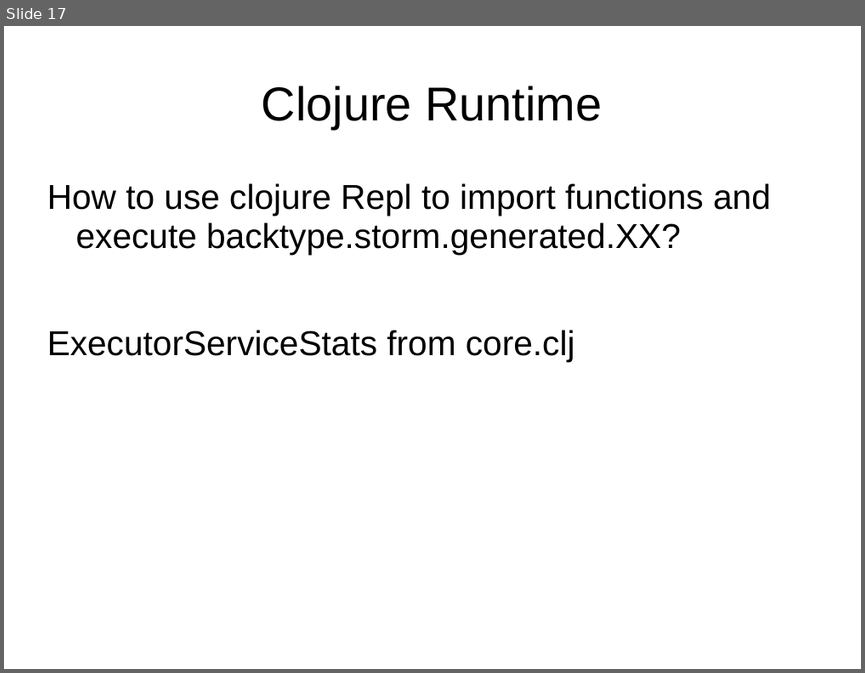
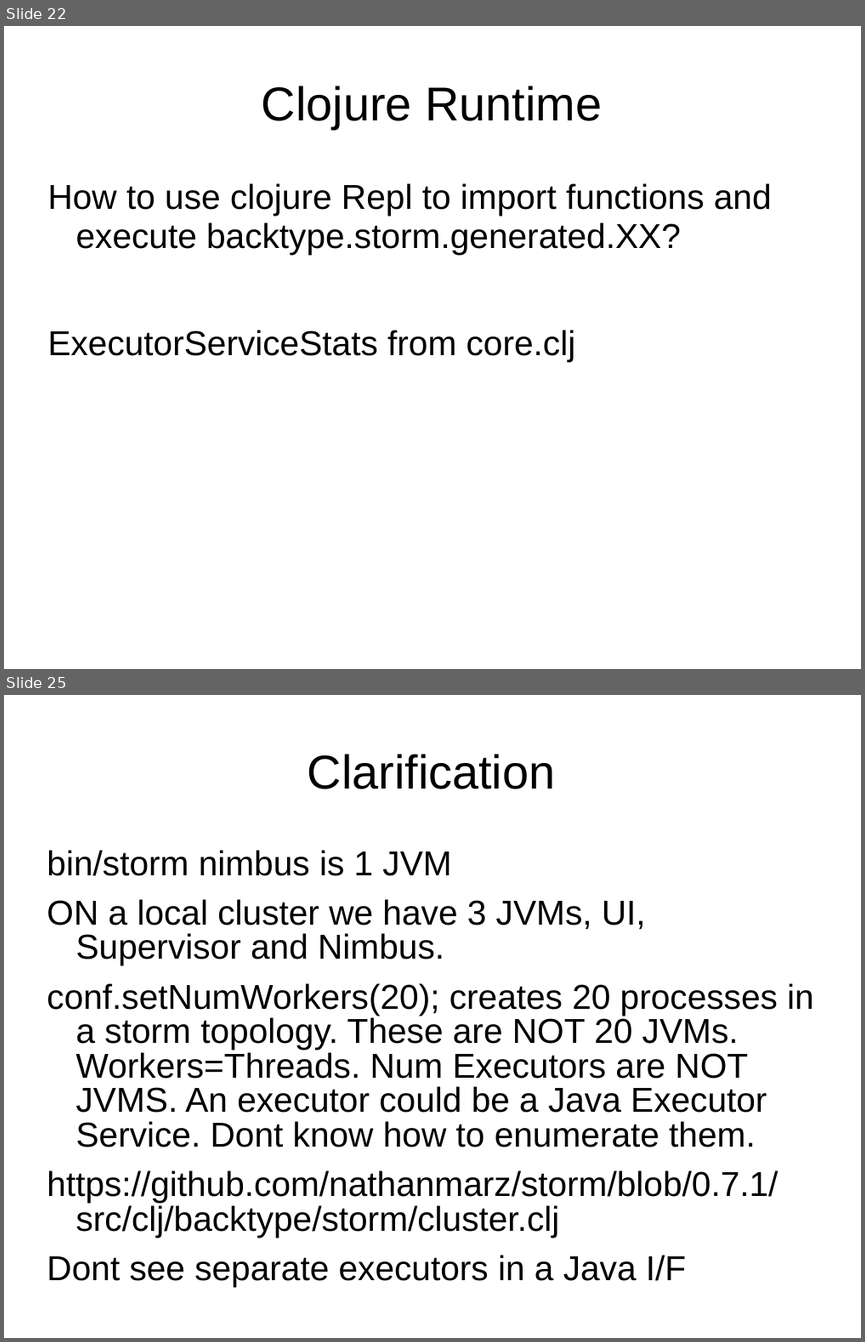
Before and after one commit to dougc333/storm, a slide deck: Storm.ppt. Shown one above the other, each under a label of ours: slide 17 before the commit, slides 22 and 25 after it; the slides between them are not shown. The pictures are 865x673 and 865x1342 pixels, drawn with LibreOffice and Linux fonts; fonts in the diff are those of the drawing. Boxes give left, top, right and bottom in pixels: in the first picture for what was removed or moved away, otherwise in the second. Text is boxed around its words. In the diff, an @@ line names an element or a change of style, - is before the commit and + after.

```diff
--- a/Storm.ppt
+++ b/Storm.ppt
@@ slide 25 added at <box>4,695,861,1338</box>, background #FFFFFF @@
@@ title added at <box>307,754,556,789</box>, 44 pt, text #000000 @@
+Clarification
@@ text added at <box>46,850,814,1287</box>, 32 pt, text #000000 @@
+bin/storm nimbus is 1 JVM
+ON a local cluster we have 3 JVMs, UI, Supervisor and Nimbus.
+conf.setNumWorkers(20); creates 20 processes in a storm topology. These are NOT 20 JVMs. Workers=Threads. Num Executors are NOT JVMS. An executor could be a Java Executor Service. Dont know how to enumerate them.
+https://github.com/nathanmarz/storm/blob/0.7.1/src/clj/backtype/storm/cluster.clj
+Dont see separate executors in a Java I/F
@@ what was slide 17 is now slide 22 @@
```
Also in this commit, not shown: 15 other slides changed, 12 other slides added, 2 slides removed, 11 other files.
